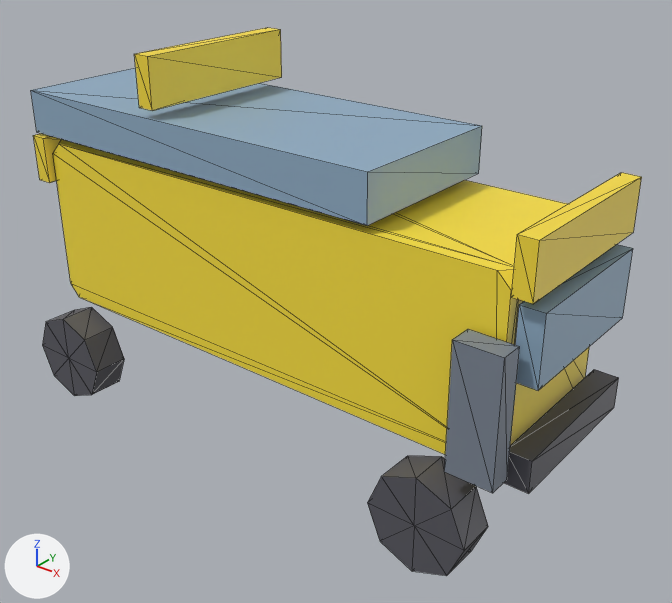
What one commit did to the glTF model public/studio/v2.15.0/d_bus/model.glb.
Camera for both pictures: a 50 mm lens placed at (7.55, -8.68, 6.69), pointed at (0.56, 0.06, 1.27). The axes (+X, +Y, +Z) are drawn at lower left. The lights are the same throughout. The first picture is the older version. Mesh edges are drawn as thin lines. Where no turn or scale is listed for an object, it has been applied to the vertices.

Objects in the first picture: 'part0', 'part1', 'part11', 'part2', 'part3', 'part4', 'part5', 'part6', 'part7', 'part9'.
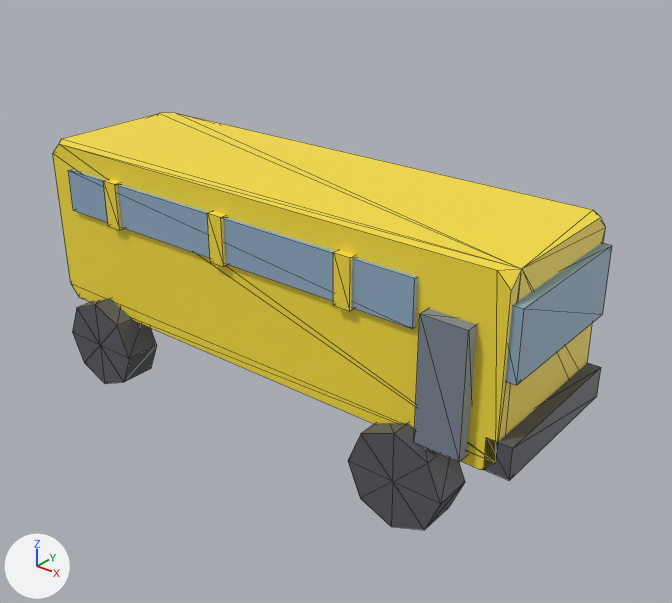
Where the change shows, as pixel boxes (x1, y1, x2, y2) in the pictures (672 x 603 px):
'part1', moved
    before: (31, 68, 482, 226)
    after: (68, 169, 418, 329)
'part6', moved
    before: (444, 329, 520, 493)
    after: (414, 308, 477, 462)
'part9', moved
    before: (367, 456, 488, 576)
    after: (348, 423, 465, 530)
'part5', moved
    before: (515, 244, 633, 391)
    after: (505, 243, 612, 385)
'part4', moved
    before: (511, 172, 642, 304)
    after: (333, 250, 356, 311)
'part3', moved
    before: (134, 28, 282, 111)
    after: (207, 211, 228, 267)
'part7', moved
    before: (504, 369, 619, 494)
    after: (484, 363, 601, 481)
'part11', moved
    before: (42, 307, 124, 396)
    after: (72, 298, 157, 383)
'part2', moved
    before: (33, 133, 61, 183)
    after: (103, 179, 124, 230)

Diff of the bpy script that builds the scene:
```diff
--- a/public/studio/v2.15.0/d_bus/model.glb.py
+++ b/public/studio/v2.15.0/d_bus/model.glb.py
@@ me_geometry_1 @@
-me_geometry_1.from_pydata(...)  # 8 vertices, 12 faces; spans x -3.94..1.96, y -1.16..1.16, z 3.06..3.66
+me_geometry_1.from_pydata(...)  # 8 vertices, 12 faces; spans x -3.3..2.6, y -1.16..1.16, z 2.02..2.62
+# me_geometry_1 part 1: the whole mesh is moved by (0.64, 0.0, -1.04)
 me_geometry_1.materials.append(mat_defaultmaterial_001)
@@ me_geometry_2 @@
-me_geometry_2.from_pydata(...)  # 8 vertices, 12 faces; spans x -3.97..-3.73, y -1.2..1.2, z 2.35..3.01
+me_geometry_2.from_pydata(...)  # 8 vertices, 12 faces; spans x -2.47..-2.23, y -1.2..1.2, z 1.99..2.65
+# me_geometry_2 part 2: the whole mesh is moved by (1.5, 0.0, -0.36)
 me_geometry_2.materials.append(mat_defaultmaterial_002)
@@ me_geometry_3 @@
-me_geometry_3.from_pydata(...)  # 8 vertices, 12 faces; spans x -1.57..-1.33, y -1.2..1.2, z 3.79..4.45
+me_geometry_3.from_pydata(...)  # 8 vertices, 12 faces; spans x -0.47..-0.23, y -1.2..1.2, z 1.99..2.65
+# me_geometry_3 part 3: the whole mesh is moved by (1.1, 0.0, -1.8)
 me_geometry_3.materials.append(mat_defaultmaterial_003)
@@ me_geometry_4 @@
-me_geometry_4.from_pydata(...)  # 8 vertices, 12 faces; spans x 3.76..4.0, y -1.2..1.2, z 2.76..3.42
+me_geometry_4.from_pydata(...)  # 8 vertices, 12 faces; spans x 1.53..1.77, y -1.2..1.2, z 1.99..2.65
+# me_geometry_4 part 4: the whole mesh is moved by (-2.23, 0.0, -0.77)
 me_geometry_4.materials.append(mat_defaultmaterial_004)
@@ me_geometry_5 @@
-me_geometry_5.from_pydata(...)  # 8 vertices, 12 faces; spans x 3.77..4.07, y -1.05..1.05, z 1.75..2.63
+me_geometry_5.from_pydata(...)  # 8 vertices, 12 faces; spans x 3.53..3.83, y -1.05..1.05, z 1.72..2.6
+# me_geometry_5 part 5: the whole mesh is moved by (-0.24, 0.0, -0.03)
 me_geometry_5.materials.append(mat_defaultmaterial_005)
@@ me_geometry_6 @@
-me_geometry_6.from_pydata(...)  # 8 vertices, 12 faces; spans x 3.28..3.88, y -1.47..-1.17, z 0.62..2.24
+me_geometry_6.from_pydata(...)  # 8 vertices, 12 faces; spans x 2.75..3.35, y -1.27..-0.97, z 0.67..2.29
+# me_geometry_6 part 6: the whole mesh is moved by (-0.53, 0.2, 0.05)
 me_geometry_6.materials.append(mat_defaultmaterial_006)
@@ me_geometry_7 @@
-me_geometry_7.from_pydata(...)  # 8 vertices, 12 faces; spans x 3.8..4.12, y -1.1..1.1, z 0.51..0.93
+me_geometry_7.from_pydata(...)  # 8 vertices, 12 faces; spans x 3.56..3.88, y -1.1..1.1, z 0.57..0.99
+# me_geometry_7 part 7: the whole mesh is moved by (-0.24, 0.0, 0.06)
 me_geometry_7.materials.append(mat_defaultmaterial_007)
@@ me_geometry_9 @@
-me_geometry_9.from_pydata(...)  # 18 vertices, 32 faces; spans x 2.338..3.658, y -1.577..-1.057, z -0.85..0.47
+me_geometry_9.from_pydata(...)  # 18 vertices, 32 faces; spans x 1.89..3.21, y -1.38..-0.86, z -0.56..0.76
+# me_geometry_9 part 8: the whole mesh is moved by (-0.448, 0.197, 0.29)
 me_geometry_9.materials.append(mat_defaultmaterial_009)
@@ me_geometry_11 @@
-me_geometry_11.from_pydata(...)  # 18 vertices, 32 faces; spans x -3.936..-2.616, y -1.594..-1.074, z -0.876..0.444
+me_geometry_11.from_pydata(...)  # 18 vertices, 32 faces; spans x -3.41..-2.09, y -1.38..-0.86, z -0.56..0.76
+# me_geometry_11 part 9: the whole mesh is moved by (0.526, 0.214, 0.316)
 me_geometry_11.materials.append(mat_defaultmaterial_011)
```
